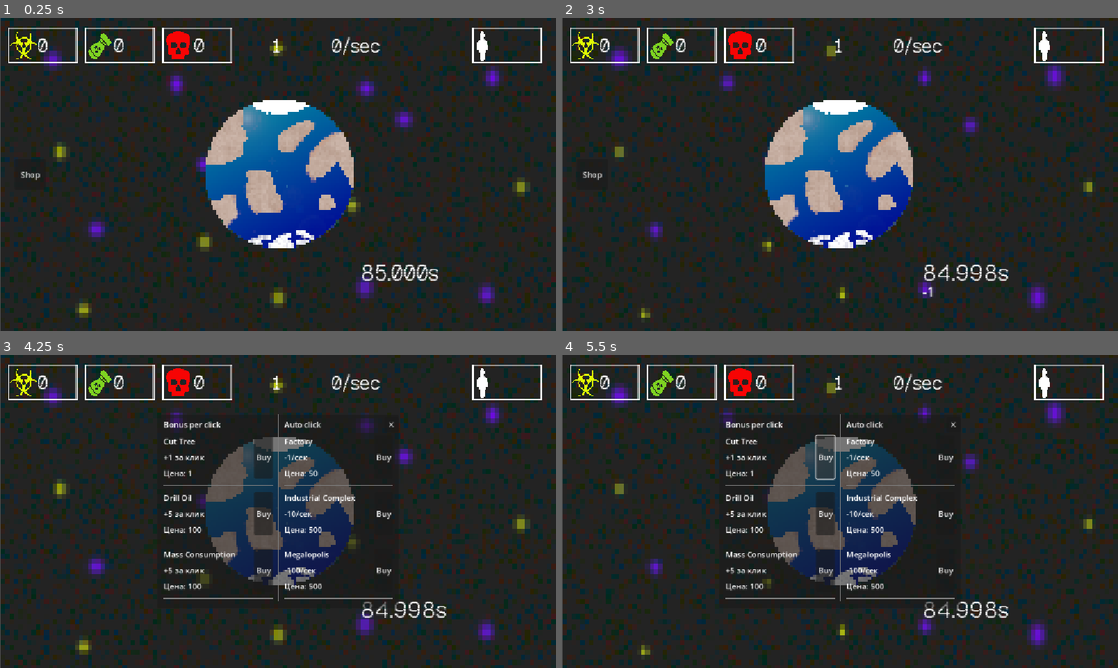
Above: before the commit, frames 1-4 (two rows, left to right).
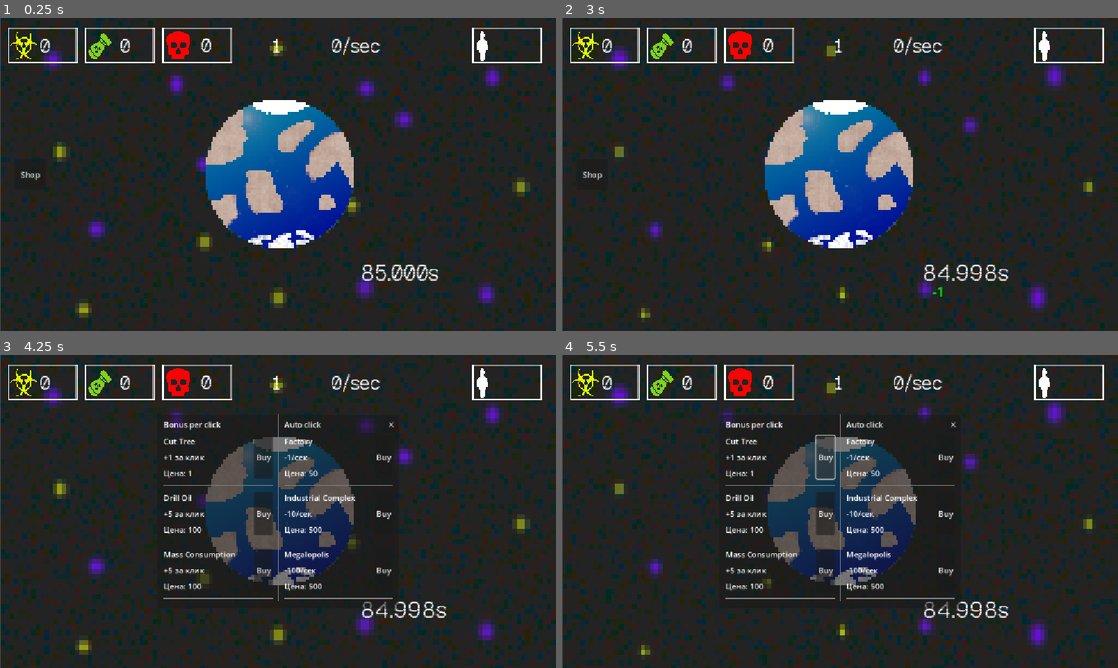
Above: after the commit, the same moments.

Repository: KvoERR/count-down-game
Game: Godot game, scene res://main.tscn
Same seed, same stepped clock (60 frames per second), same inputs: the game is played once before the commit and once after it.
Inputs (mouse positions are in pixels of both pictures, inside the frame that each line leads up to):
- Up to frame 1 (0.25 s): no input
- Up to frame 2 (3 s): click (845, 174) at 0.5 s; click "Shop" at 1.25 s; click "✕" at 2 s; click (845, 174) at 2.75 s
- Up to frame 3 (4.25 s): click "Shop" at 3.5 s
- Up to frame 4 (5.5 s): click "Buy" at 4.25 s; click "Buy" at 5 s

The runs differ from the first frame. In frame 1, 0.3% of the frame differs, in the area x 6-38%, y 6-12%; in frame 2, 0.3%, in the area x 6-69%, y 6-90%; in frame 3, 0.3%; in frame 4, 0.3%.

Commit message:
Интерфейс счётчика

Diff:
--- a/game.gd
+++ b/game.gd
@@ -14,9 +14,20 @@
 var bonus_delta = 10
 var resource_coef = 0.2
 
+func auto_click():
+	clicks -= auto_clicks
+	if auto_clicks>0:
+		create_floating_number(label.global_position, "-"+str(auto_clicks), Color(1,1,0))
+	if clicks <= bonus_level:
+		while bonus_level>clicks:
+			bonus_achieved.emit(resource_coef)
+			bonus_level -= bonus_delta
+	if clicks < 0:
+		clicks = 0
+
 func click():
 	clicks -= click_power
-	create_floating_number(label.global_position)
+	create_floating_number(label.global_position+Vector2(20, 0), "-"+str(click_power), Color(0,1,0))
 	if clicks <= bonus_level:
 		while bonus_level>clicks:
 			bonus_achieved.emit(resource_coef)
@@ -25,14 +36,9 @@
 	if clicks < 0:
 		clicks = 0
 
-func auto_click():
-	clicks += auto_clicks
-	if clicks < 0:
-		clicks = 0
-
 func tick(time_to_click):
 	clicks += int(time_to_click)
-
+	create_floating_number(label.global_position+Vector2(40, 0), "+"+str(int(time_to_click)), Color(0,0,1))
 	if clicks < 0:
 		clicks = 0
 
@@ -42,11 +48,12 @@
 	else:
 		auto_clicks += data.value
 
-func create_floating_number(position):
+func create_floating_number(position, text, color = Color(1, 1, 1)):
 	# Создаем временную надпись
 	var label = Label.new()
-	label.text = "-1"
+	label.text = text
 	label.add_theme_font_size_override("font_size", 28)
+	label.add_theme_color_override("font_color", color)
 
 	# Позиционируем
 	label.global_position = position + Vector2(0, 40)
--- a/main.tscn
+++ b/main.tscn
@@ -32,7 +32,7 @@
 "duration": 1.0,
 "texture": ExtResource("10_ycdy4")
 }],
-"loop": 1,
+"loop": true,
 "name": &"default",
 "speed": 20.0
 }]
@@ -51,7 +51,7 @@
 
 [sub_resource type="StyleBoxEmpty" id="StyleBoxEmpty_ycdy4"]
 
-[node name="main" type="Control" unique_id=1183412078]
+[node name="main" type="Control"]
 layout_mode = 3
 anchors_preset = 15
 anchor_right = 1.0
@@ -60,7 +60,7 @@
 grow_vertical = 2
 script = ExtResource("1_ig7tw")
 
-[node name="Background" type="AnimatedSprite2D" parent="." unique_id=129504420]
+[node name="Background" type="AnimatedSprite2D" parent="."]
 z_index = -1
 texture_filter = 1
 position = Vector2(576.5, 329)
@@ -71,10 +71,10 @@
 speed_scale = 0.5
 script = SubResource("GDScript_dg77c")
 
-[node name="Shop" type="Node" parent="." unique_id=2072220438]
+[node name="Shop" type="Node" parent="."]
 script = ExtResource("2_0xm2m")
 
-[node name="ShopPanel" type="Panel" parent="Shop" unique_id=2079763257]
+[node name="ShopPanel" type="Panel" parent="Shop"]
 visible = false
 z_index = 1
 anchors_preset = 8
@@ -89,7 +89,7 @@
 grow_horizontal = 2
 grow_vertical = 2
 
-[node name="Content" type="VBoxContainer" parent="Shop/ShopPanel" unique_id=735067614]
+[node name="Content" type="VBoxContainer" parent="Shop/ShopPanel"]
 layout_mode = 1
 anchors_preset = 5
 anchor_left = 0.5
@@ -100,48 +100,48 @@
 grow_horizontal = 2
 theme_override_constants/separation = 100
 
-[node name="Columns" type="HBoxContainer" parent="Shop/ShopPanel/Content" unique_id=920407680]
+[node name="Columns" type="HBoxContainer" parent="Shop/ShopPanel/Content"]
 layout_mode = 2
 theme_override_constants/separation = 10
 
-[node name="ClickColumn" type="VBoxContainer" parent="Shop/ShopPanel/Content/Columns" unique_id=1418396021]
-layout_mode = 2
-
-[node name="HSeparator2" type="HSeparator" parent="Shop/ShopPanel/Content/Columns/ClickColumn" unique_id=1130220032]
-layout_mode = 2
-
-[node name="BonusPerClick" type="Label" parent="Shop/ShopPanel/Content/Columns/ClickColumn" unique_id=656770296]
+[node name="ClickColumn" type="VBoxContainer" parent="Shop/ShopPanel/Content/Columns"]
+layout_mode = 2
+
+[node name="HSeparator2" type="HSeparator" parent="Shop/ShopPanel/Content/Columns/ClickColumn"]
+layout_mode = 2
+
+[node name="BonusPerClick" type="Label" parent="Shop/ShopPanel/Content/Columns/ClickColumn"]
 layout_mode = 2
 text = "Bonus per click"
 
-[node name="HSeparator" type="HSeparator" parent="Shop/ShopPanel/Content/Columns/ClickColumn" unique_id=1368937471]
-layout_mode = 2
-
-[node name="ClickList" type="VBoxContainer" parent="Shop/ShopPanel/Content/Columns/ClickColumn" unique_id=1923043095]
+[node name="HSeparator" type="HSeparator" parent="Shop/ShopPanel/Content/Columns/ClickColumn"]
+layout_mode = 2
+
+[node name="ClickList" type="VBoxContainer" parent="Shop/ShopPanel/Content/Columns/ClickColumn"]
 layout_mode = 2
 theme_override_constants/separation = 10
 
-[node name="VSeparator" type="VSeparator" parent="Shop/ShopPanel/Content/Columns" unique_id=857831960]
-layout_mode = 2
-
-[node name="AutoColumn" type="VBoxContainer" parent="Shop/ShopPanel/Content/Columns" unique_id=1755561017]
-layout_mode = 2
-
-[node name="HSeparator2" type="HSeparator" parent="Shop/ShopPanel/Content/Columns/AutoColumn" unique_id=110967927]
-layout_mode = 2
-
-[node name="AutoClick" type="Label" parent="Shop/ShopPanel/Content/Columns/AutoColumn" unique_id=1121322371]
+[node name="VSeparator" type="VSeparator" parent="Shop/ShopPanel/Content/Columns"]
+layout_mode = 2
+
+[node name="AutoColumn" type="VBoxContainer" parent="Shop/ShopPanel/Content/Columns"]
+layout_mode = 2
+
+[node name="HSeparator2" type="HSeparator" parent="Shop/ShopPanel/Content/Columns/AutoColumn"]
+layout_mode = 2
+
+[node name="AutoClick" type="Label" parent="Shop/ShopPanel/Content/Columns/AutoColumn"]
 layout_mode = 2
 text = "Auto click"
 
-[node name="HSeparator" type="HSeparator" parent="Shop/ShopPanel/Content/Columns/AutoColumn" unique_id=1102420493]
-layout_mode = 2
-
-[node name="Autolist" type="VBoxContainer" parent="Shop/ShopPanel/Content/Columns/AutoColumn" unique_id=576045225]
+[node name="HSeparator" type="HSeparator" parent="Shop/ShopPanel/Content/Columns/AutoColumn"]
+layout_mode = 2
+
+[node name="Autolist" type="VBoxContainer" parent="Shop/ShopPanel/Content/Columns/AutoColumn"]
 layout_mode = 2
 theme_override_constants/separation = 10
 
-[node name="CloseButton" type="Button" parent="Shop/ShopPanel" unique_id=1089807603]
+[node name="CloseButton" type="Button" parent="Shop/ShopPanel"]
 layout_mode = 1
 anchors_preset = 1
 anchor_left = 1.0
@@ -152,10 +152,10 @@
 grow_horizontal = 0
 text = "✕"
 
-[node name="Game" type="Node" parent="." unique_id=2118080181]
+[node name="Game" type="Node" parent="."]
 script = ExtResource("2_h2yge")
 
-[node name="CounterLabel" type="Label" parent="Game" unique_id=1006715061]
+[node name="CounterLabel" type="Label" parent="Game"]
 anchors_preset = -1
 anchor_left = 0.633
 anchor_top = 0.832
@@ -170,7 +170,7 @@
 theme_override_font_sizes/font_size = 45
 text = "Клики: 0"
 
-[node name="Earth" type="Button" parent="Game" unique_id=2079295522]
+[node name="Earth" type="Button" parent="Game"]
 texture_filter = 1
 clip_contents = true
 anchors_preset = 8
@@ -194,10 +194,10 @@
 expand_icon = true
 script = ExtResource("11_ycdy4")
 
-[node name="AutoClickTimer" type="Timer" parent="Game" unique_id=1311135482]
+[node name="AutoClickTimer" type="Timer" parent="Game"]
 autostart = true
 
-[node name="ShopButton" type="Button" parent="Game" unique_id=147823606]
+[node name="ShopButton" type="Button" parent="Game"]
 anchors_preset = 4
 anchor_top = 0.5
 anchor_bottom = 0.5
@@ -208,10 +208,10 @@
 grow_vertical = 2
 text = "Shop"
 
-[node name="Timer" type="Timer" parent="Game" unique_id=242651382]
+[node name="Timer" type="Timer" parent="Game"]
 wait_time = 10.0
 
-[node name="ClickStats" type="Label" parent="Game" unique_id=165576066]
+[node name="ClickStats" type="Label" parent="Game"]
 anchors_preset = 3
 anchor_left = 1.0
 anchor_top = 1.0
@@ -227,7 +227,7 @@
 theme_override_font_sizes/font_size = 40
 text = "0"
 
-[node name="AutoStats" type="Label" parent="Game" unique_id=580402808]
+[node name="AutoStats" type="Label" parent="Game"]
 anchors_preset = 6
 anchor_left = 1.0
 anchor_top = 0.5
@@ -244,55 +244,37 @@
 text = "0"
 horizontal_alignment = 2
 
-[node name="Interface" type="Node" parent="." unique_id=50596580]
+[node name="Interface" type="Node" parent="."]
 script = ExtResource("7_5vw27")
 
-[node name="DeathLabel" type="Label" parent="Interface" unique_id=104724489]
-anchors_preset = -1
-anchor_left = 0.633
-anchor_top = 0.832
-anchor_right = 0.88900006
-anchor_bottom = 0.91
-offset_left = -328.216
-offset_top = -509.136
-offset_right = -523.1279
-offset_bottom = -506.67993
-grow_horizontal = 2
-theme_override_fonts/font = ExtResource("4_7mycd")
-theme_override_font_sizes/font_size = 40
-text = "0"
-
-[node name="WarLabel" type="Label" parent="Interface" unique_id=1158434990]
-anchors_preset = -1
-anchor_left = 0.633
-anchor_top = 0.832
-anchor_right = 0.88900006
-anchor_bottom = 0.91
-offset_left = -494.216
-offset_top = -509.136
-offset_right = -689.12787
-offset_bottom = -506.68
-grow_horizontal = 2
-theme_override_fonts/font = ExtResource("4_7mycd")
-theme_override_font_sizes/font_size = 40
-text = "0"
-
-[node name="WasteLabel" type="Label" parent="Interface" unique_id=2134559734]
-anchors_preset = -1
-anchor_left = 0.633
-anchor_top = 0.832
-anchor_right = 0.88900006
-anchor_bottom = 0.91
-offset_left = -652.216
-offset_top = -509.136
-offset_right = -847.12805
-offset_bottom = -506.68
-grow_horizontal = 2
-theme_override_fonts/font = ExtResource("4_7mycd")
-theme_override_font_sizes/font_size = 40
-text = "0"
-
-[node name="Background" type="TextureRect" parent="Interface" unique_id=1434364789]
+[node name="DeathLabel" type="Label" parent="Interface"]
+offset_left = 416.0
+offset_top = 30.0
+offset_right = 439.0
+offset_bottom = 83.0
+theme_override_fonts/font = ExtResource("4_7mycd")
+theme_override_font_sizes/font_size = 40
+text = "0"
+
+[node name="WarLabel" type="Label" parent="Interface"]
+offset_left = 248.0
+offset_top = 31.0
+offset_right = 271.0
+offset_bottom = 84.0
+theme_override_fonts/font = ExtResource("4_7mycd")
+theme_override_font_sizes/font_size = 40
+text = "0"
+
+[node name="WasteLabel" type="Label" parent="Interface"]
+offset_left = 82.0
+offset_top = 31.0
+offset_right = 105.0
+offset_bottom = 84.0
+theme_override_fonts/font = ExtResource("4_7mycd")
+theme_override_font_sizes/font_size = 40
+text = "0"
+
+[node name="Background" type="TextureRect" parent="Interface"]
 z_index = -1
 texture_filter = 1
 offset_right = 1151.0
--- a/shop.gd
+++ b/shop.gd
@@ -35,7 +35,7 @@
 		"name": "Factory",
 		"desc": "-1/сек",
 		"price": 50,
-		"value": -1,
+		"value": 1,
 		"currency": "waste"
 
 	},
@@ -44,7 +44,7 @@
 		"name": "Industrial Complex",
 		"desc": "-10/сек",
 		"price": 500,
-		"value": -10,
+		"value": 10,
 		"currency": "waste"
 
 	},
@@ -53,7 +53,7 @@
 		"name": "Megalopolis",
 		"desc": "-100/сек",
 		"price": 500,
-		"value": -100,
+		"value": 100,
 		"currency": "waste"
 
 	}
Not shown: 1 places in main.tscn that only renumber resources
